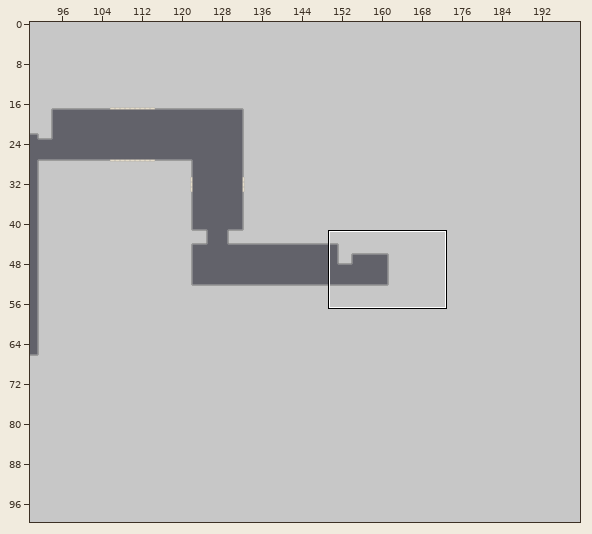
A Tiled map gets an edit: Assets/Levels/alpha_demo.tmx. Above: a wide view before the commit, with the close-up outlined.
Close-up. Old version:
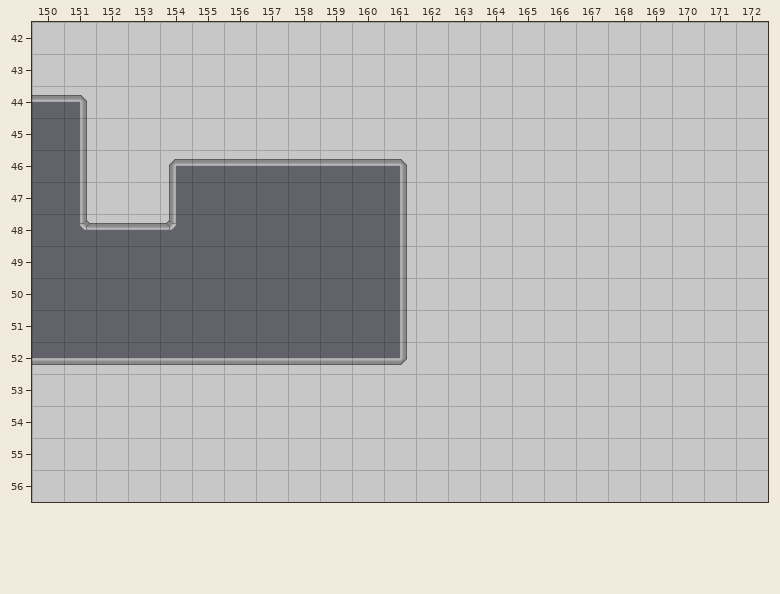
Cells are 96x96 px. Shown: x 150..172, y 42..56.
The same view after the edit:
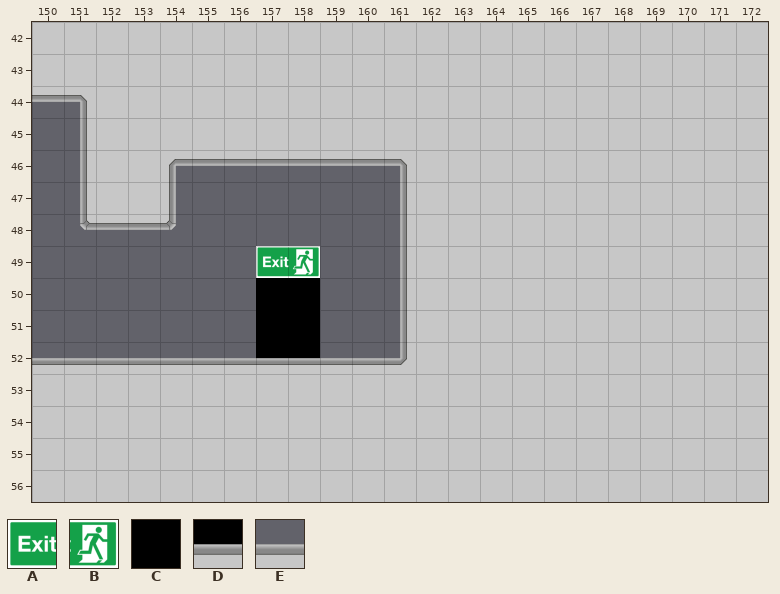
Key: from "spacestation_background": A 0, B 1, C 2, D 6; from "spacestation_wall": E 1.
_ is an empty cell.
Difference:
Layer "Tile Layer 1":
y 49: x 157..158 __ -> AB
y 50..51: x 157..158 __ -> CC
y 52: x 157..158 EE -> DD
Boxes around the changes in both close-ups, in picture pixels (x1, y1, x2, y2):
changed: (256, 246, 320, 359)
